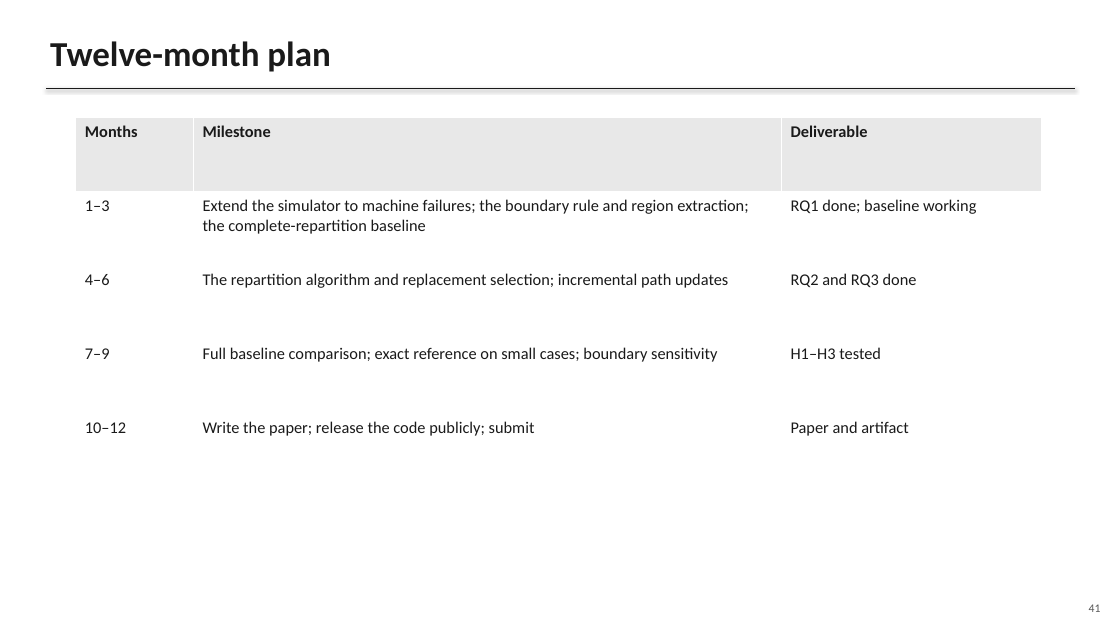
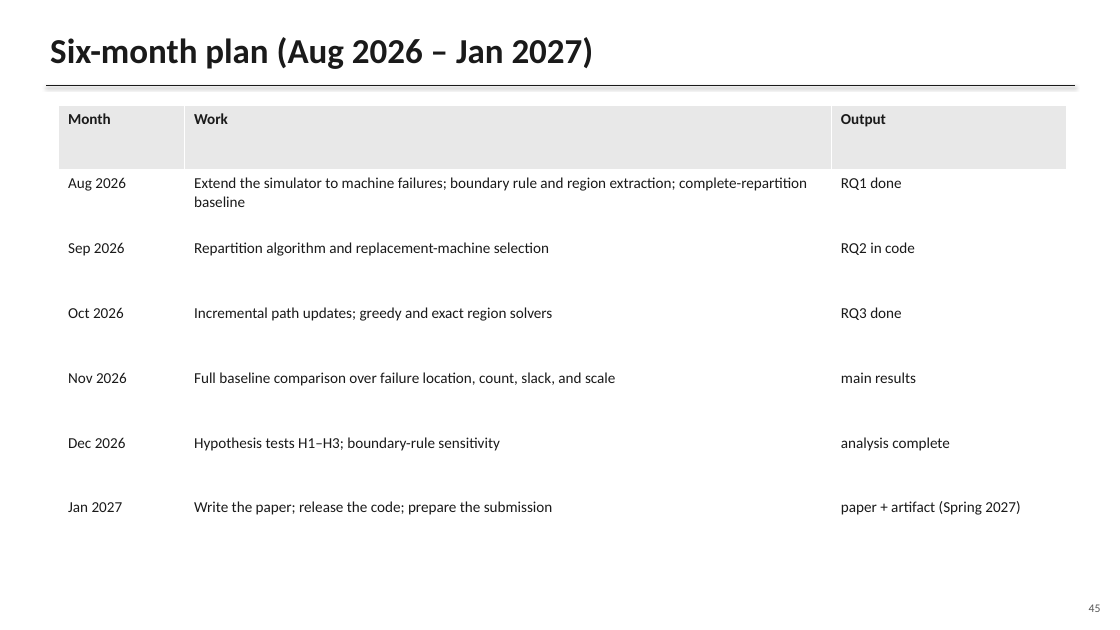
Before and after one commit to gayanigupta/data-aware-scheduling, a slide deck: slide 45 of slides/data-aware-scheduling.pptx (slide 41 before the commit). Drawn at 1120x630 pixels with LibreOffice and Linux fonts; fonts in the diff are those of the drawing. Boxes give left, top, right and bottom in pixels: in the first picture for what was removed or moved away, otherwise in the second. Text is boxed around its words. In the diff, an @@ line names an element or a change of style, - is before the commit and + after.

Commit message:
Six-month timeline; detailed plain deck; added example, schedulers, bound, and recovery-cost slides

```diff
--- a/slides/data-aware-scheduling.pptx
+++ b/slides/data-aware-scheduling.pptx
@@ text at <box>50,37,594,69</box>: text changed @@
-Twelve-month plan
+Six-month plan (Aug 2026 – Jan 2027)
@@ table at <box>59,105,1067,559</box> @@
-row 1: Months | Milestone | Deliverable
-row 2: 1–3 | Extend the simulator to machine failures; the boundary rule and region extraction; the complete-repartition baseline | RQ1 done; baseline working
-row 3: 4–6 | The repartition algorithm and replacement selection; incremental path updates | RQ2 and RQ3 done
-row 4: 7–9 | Full baseline comparison; exact reference on small cases; boundary sensitivity | H1–H3 tested
-row 5: 10–12 | Write the paper; release the code publicly; submit | Paper and artifact
+row 1: Month | Work | Output
+row 2: Aug 2026 | Extend the simulator to machine failures; boundary rule and region extraction; complete-repartition baseline | RQ1 done
+row 3: Sep 2026 | Repartition algorithm and replacement-machine selection | RQ2 in code
+row 4: Oct 2026 | Incremental path updates; greedy and exact region solvers | RQ3 done
+row 5: Nov 2026 | Full baseline comparison over failure location, count, slack, and scale | main results
+row 6: Dec 2026 | Hypothesis tests H1–H3; boundary-rule sensitivity | analysis complete
+row 7: Jan 2027 | Write the paper; release the code; prepare the submission | paper + artifact (Spring 2027)
@@ table: place and size @@
-table at <box>76,118,1042,487</box>
+table at <box>59,105,1067,559</box>
@@ text at <box>1089,604,1101,612</box>: text changed @@
-41
+45
```
Also in this commit, not shown: 39 other slides changed, 4 slides added, 3 other files.
